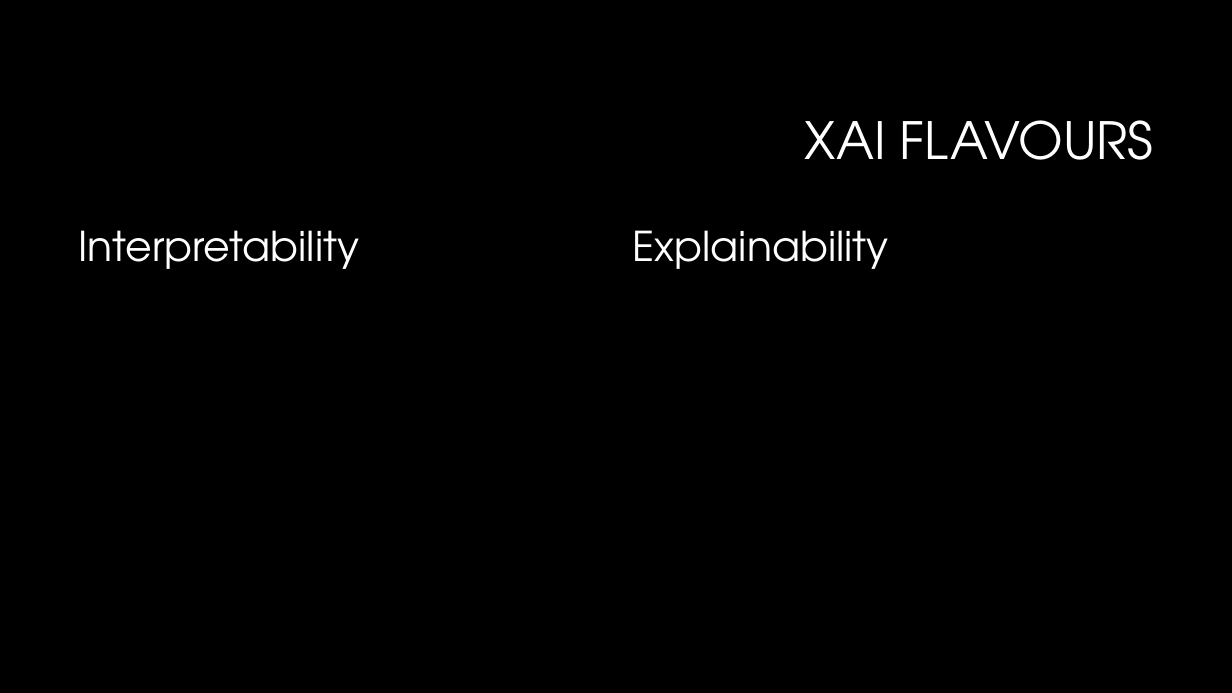
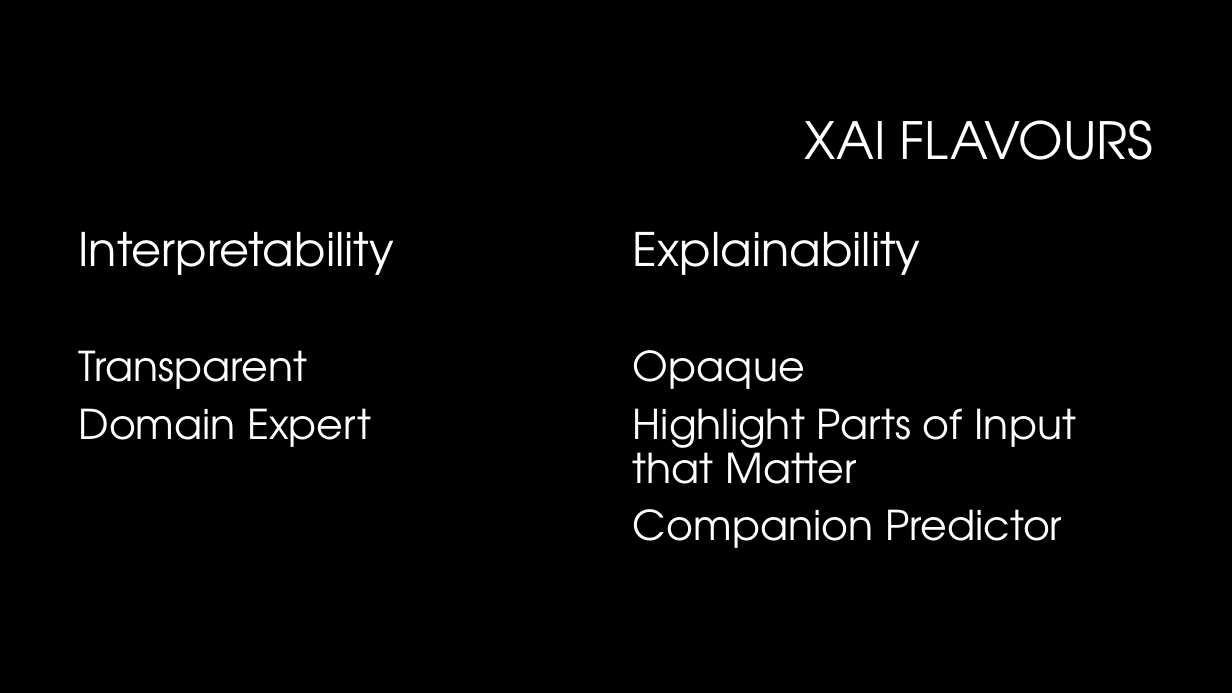
Before and after one commit to newmancodes/why-we-must-ask-why-of-machine-learning, a slide deck: slide 7 of Why We Must Ask Why of Machine Learning.pptx. Drawn at 1232x693 pixels with LibreOffice and Linux fonts; fonts in the diff are those of the drawing; background and template pictures are left out. Boxes give left, top, right and bottom in pixels: in the first picture for what was removed or moved away, otherwise in the second. Text is boxed around its words. In the diff, an @@ line names an element or a change of style, - is before the commit and + after.

```diff
--- a/Why We Must Ask Why of Machine Learning.pptx
+++ b/Why We Must Ask Why of Machine Learning.pptx
@@ text at (x1=79, y1=232, x2=395, y2=275): size 32 to 36 pt in "Interpretability" @@
@@ text at (x1=633, y1=232, x2=921, y2=275): size 32 to 36 pt in "Explainability" @@
@@ text at (x1=79, y1=350, x2=371, y2=447): paragraphs added @@
+Transparent
+Domain Expert
@@ text at (x1=633, y1=350, x2=1076, y2=548): paragraphs added @@
+Opaque
+Highlight Parts of Input that Matter
+Companion Predictor
```
Also in this commit, not shown: 4 other slides changed, 6 slides added, 1 slide removed, 1 other file.
